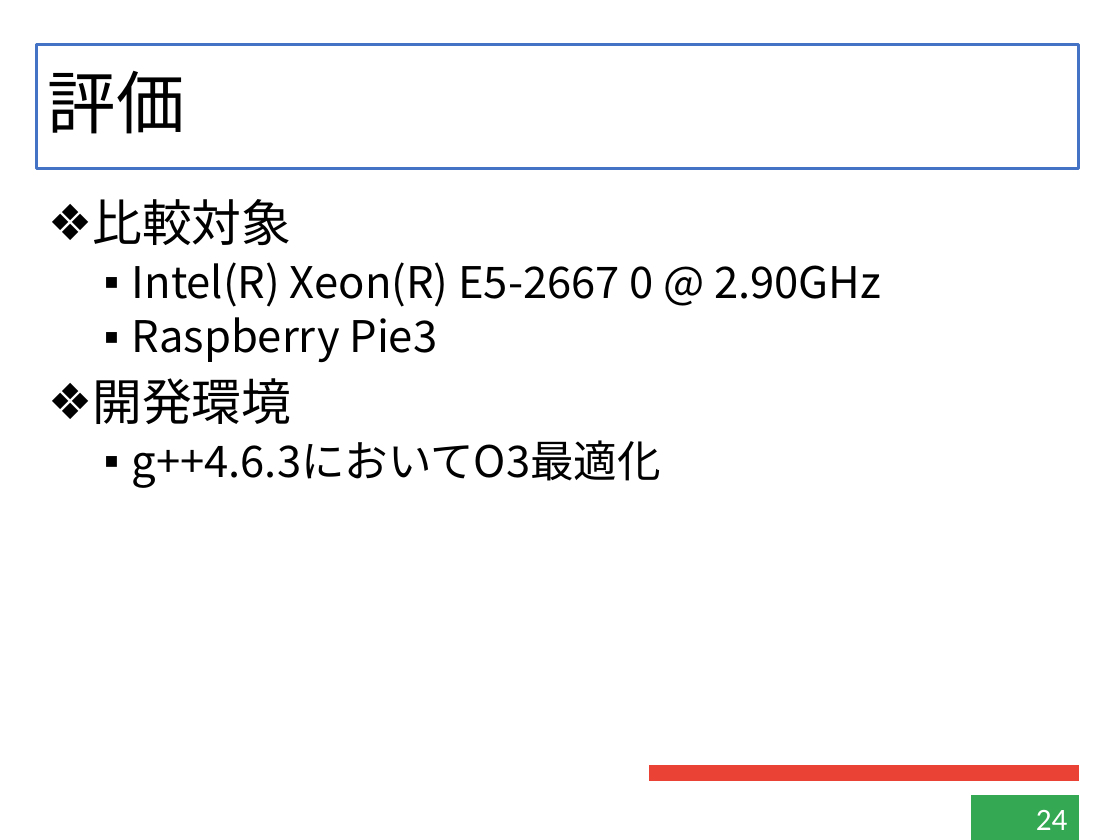
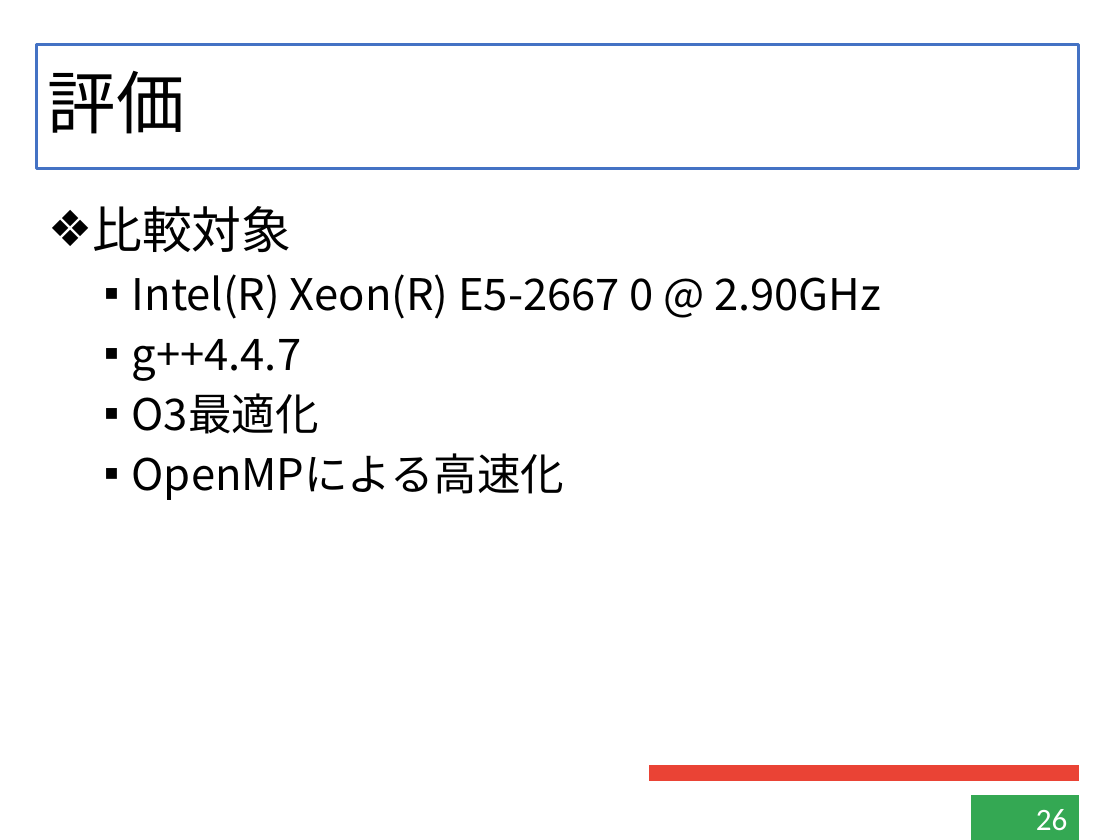
Before and after one commit to kensuke-iizuka/thesis, a slide deck: slide 26 of slide/graduate.pptx (slide 24 before the commit). Drawn at 1120x840 pixels with LibreOffice and Linux fonts; fonts in the diff are those of the drawing. Boxes give left, top, right and bottom in pixels: in the first picture for what was removed or moved away, otherwise in the second. Text is boxed around its words. In the diff, an @@ line names an element or a change of style, - is before the commit and + after.

```diff
--- a/slide/graduate.pptx
+++ b/slide/graduate.pptx
@@ text at [92, 206, 881, 319]: line spacing 0.9 to 1 @@
@@ text at [132, 339, 564, 500]: text changed @@
-  ▪ Raspberry Pie3
-❖ 開発環境
-  ▪ g++4.6.3においてO3最適化
+  ▪ g++4.4.7
+  ▪ O3最適化
+  ▪ OpenMPによる高速化
@@ page number at [1036, 809, 1068, 831]: text changed @@
-24
+26
```
Also in this commit, not shown: 15 other slides changed, 4 slides added, 8 other files.
